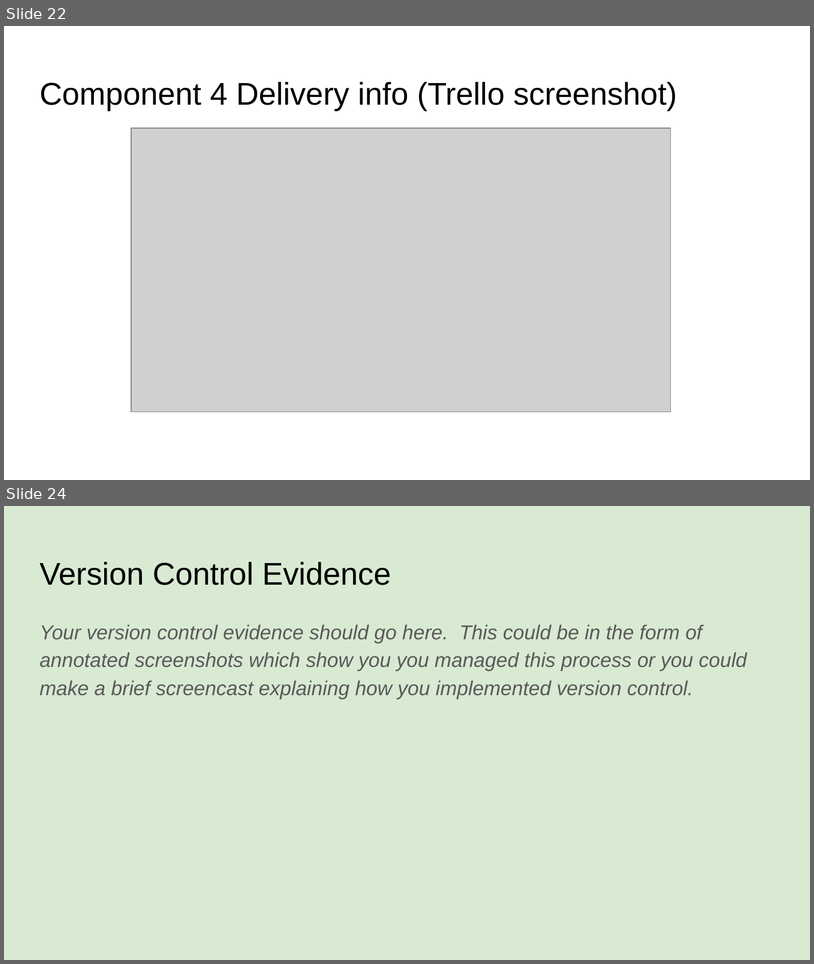
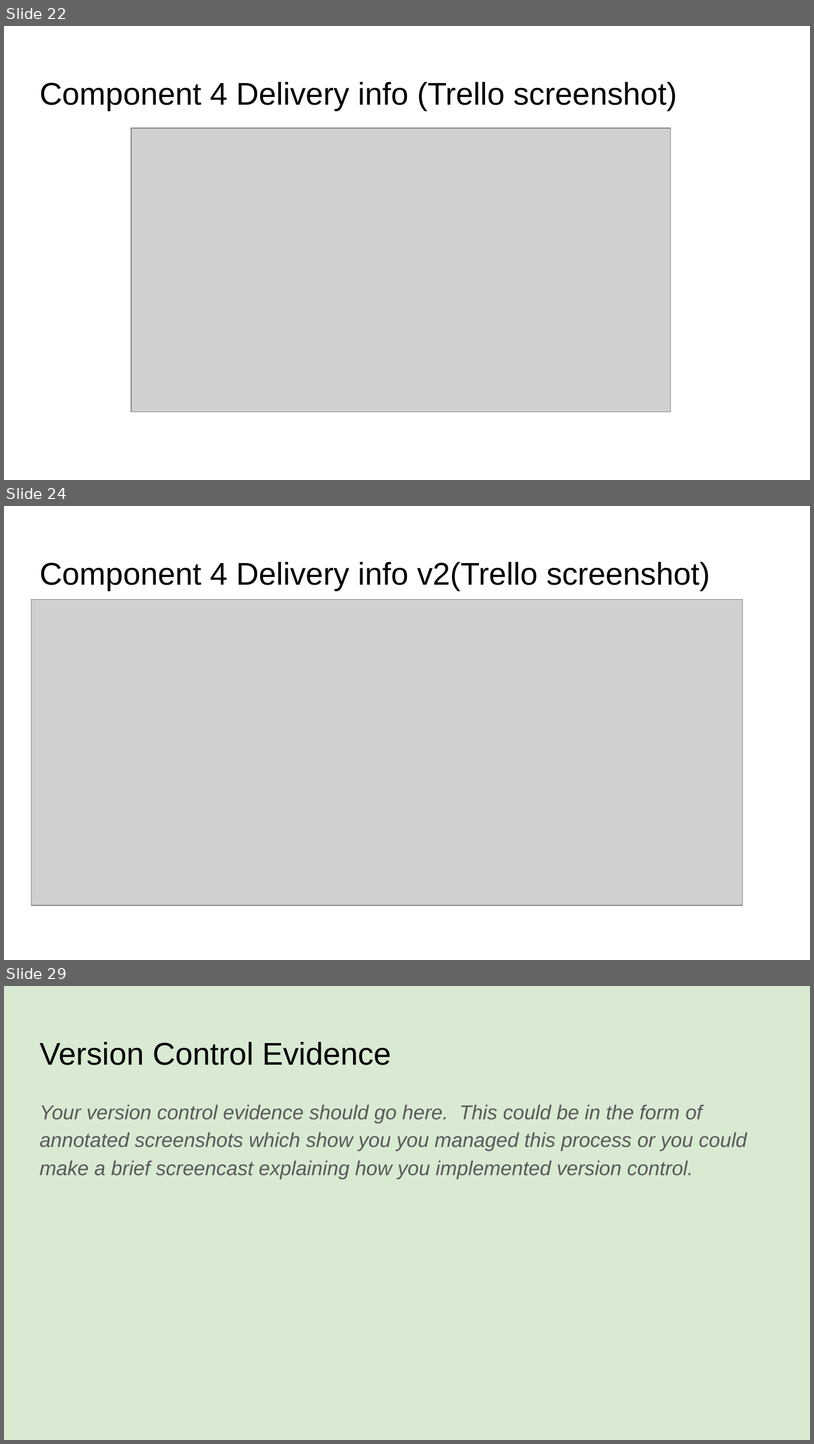
Before and after one commit to Joemamasahbsdh/pizza.bot, a slide deck: 022_91893+_+91897+Documentation.pptx. Shown one above the other, each under a label of ours: slides 22 and 24 before the commit, slides 22, 24 and 29 after it; the slides between them are not shown. The pictures are 814x964 and 814x1444 pixels, drawn with LibreOffice and Linux fonts; fonts in the diff are those of the drawing; grey boxes stand for pictures. Boxes give left, top, right and bottom in pixels: in the first picture for what was removed or moved away, otherwise in the second. Text is boxed around its words. In the diff, an @@ line names an element or a change of style, - is before the commit and + after.

```diff
--- a/022_91893+_+91897+Documentation.pptx
+++ b/022_91893+_+91897+Documentation.pptx
@@ slide 24 added at (x1=4, y1=506, x2=810, y2=960), background #FFFFFF @@
@@ title added at (x1=39, y1=562, x2=711, y2=591), 28 pt, text #000000 @@
+Component 4 Delivery info v2(Trello screenshot)
@@ picture added at (x1=32, y1=600, x2=743, y2=905) @@
@@ what was slide 24 is now slide 29 @@
```
Also in this commit, not shown: 1 slide changed, 4 other slides added, 3 other files.
